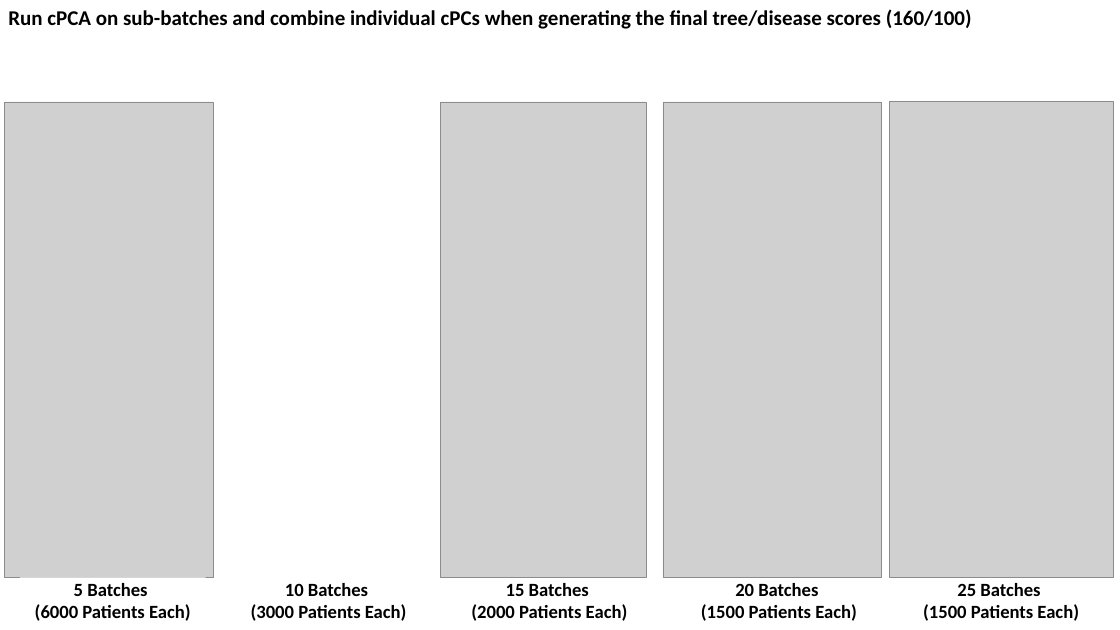
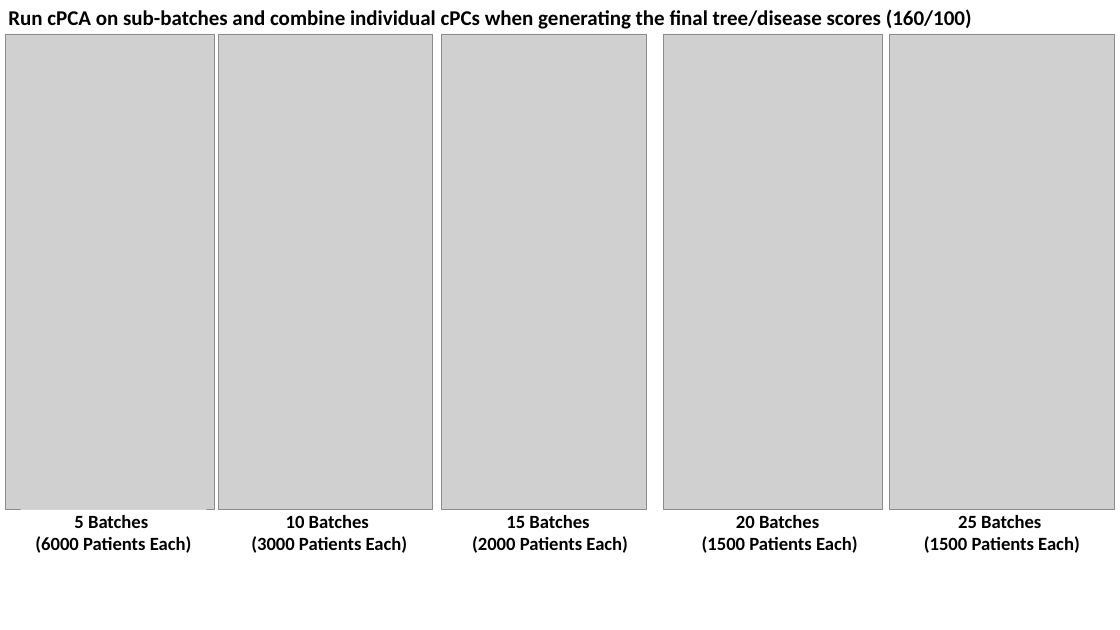
Before and after one commit to zhaohanxiong/OxfordCVM, a slide deck: slide 21 of job_results.pptx. Drawn at 1120x630 pixels with LibreOffice and Linux fonts; fonts in the diff are those of the drawing; grey boxes stand for pictures. Boxes give left, top, right and bottom in pixels: in the first picture for what was removed or moved away, otherwise in the second. Text is boxed around its words. In the diff, an @@ line names an element or a change of style, - is before the commit and + after.

Commit message:
ppt

```diff
--- a/job_results.pptx
+++ b/job_results.pptx
@@ picture added at [218, 34, 433, 509] @@
@@ 5 rectangles, 4 pictures: place and size @@
-5 rectangles, 4 pictures at [4, 102, 1114, 623]
+5 rectangles, 4 pictures at [5, 34, 1114, 555]
```
